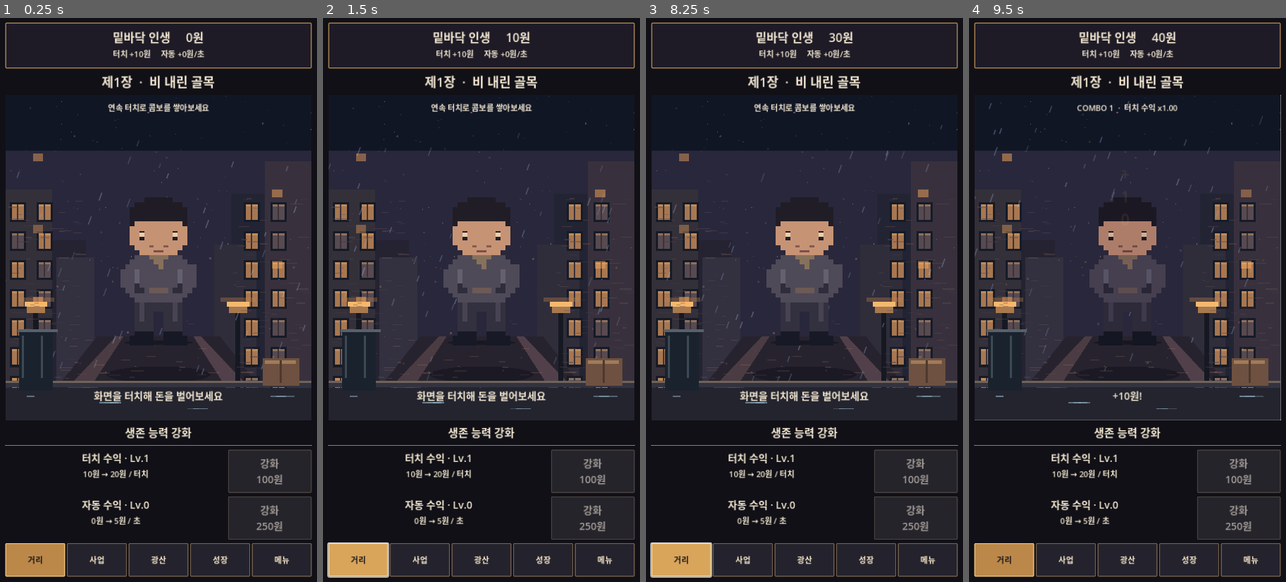
Above: before the commit, frames 1-4 (left to right).
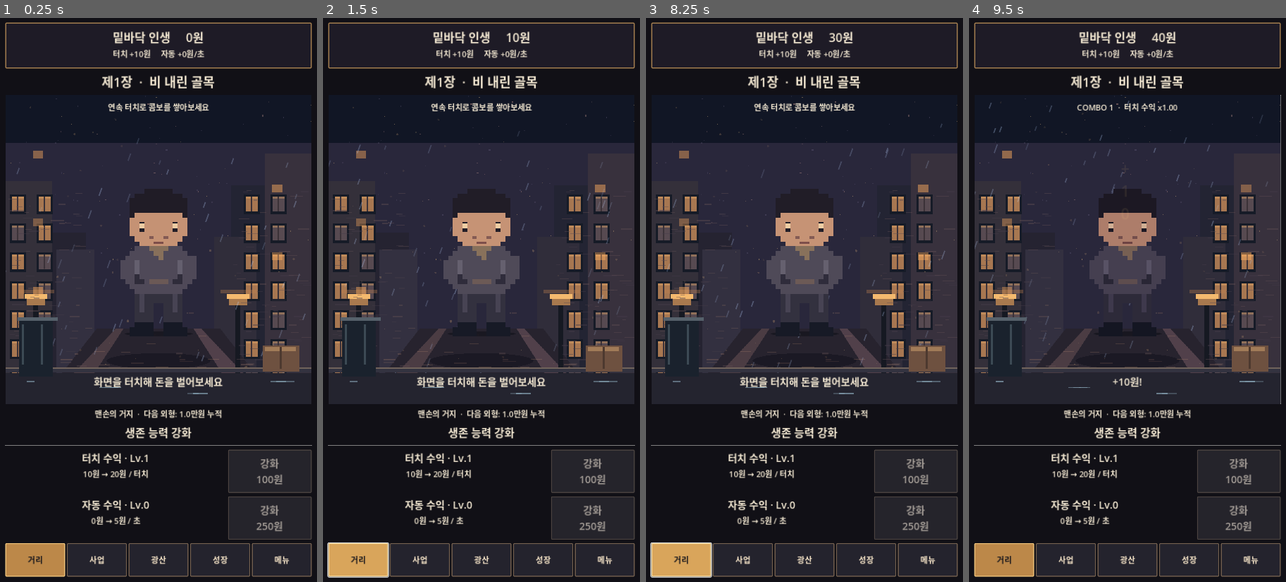
Above: after the commit, the same moments.

Repository: sungpil987/BottomLife-Reborn
Game: Godot game, scene res://scenes/Main.tscn
The game is run twice, just before and just after one commit, with the same random seed, the same clock (stepped at 60 frames per second) and the same inputs.
Inputs (mouse positions are in pixels of both pictures, inside the frame that each line leads up to; where the layout moved, square brackets give the same spot in the first picture):
- Up to frame 1 (0.25 s): no input
- Up to frame 2 (1.5 s): click (481, 249) [481, 254] at 0.5 s; click "거리" at 1.25 s
- Up to frame 3 (8.25 s): click "사업" at 2 s; click "x1" at 2.75 s; click "x10" at 3.5 s; click "최대" at 4.25 s; click "광산" at 5 s; click "곡괭이질 +20원 / 광석 1개" at 5.75 s; click "성장" at 6.5 s; click "메뉴" at 7.25 s; click "거리" at 8 s
- Up to frame 4 (9.5 s): click (1127, 249) [1127, 254] at 8.75 s

The runs differ from the first frame. In frame 1, 12% of the frame differs, in the area x 1-99%, y 13-72%; in frame 2, 12%; in frame 3, 12%; in frame 4, 11%.

Commit message:
v4.1 connect pixel clothing appearance evolution to run earnings and HUD

Diff:
--- a/scripts/main.gd
+++ b/scripts/main.gd
@@ -52,6 +52,9 @@
 var save_clock: float = 0.0
 var ui_clock: float = 0.0
 var hero_sprite: TextureRect
+var hero_outfit: Control
+var hero_tier_label: Label
+var displayed_hero_tier: int = -1
 var hero_idle_tween: Tween
 var hero_blink_clock: float = 0.0
 var hero_blink_active: bool = false
@@ -87,6 +90,8 @@
 	save_clock += delta
 	ui_clock += delta
 	idle_time += delta
+	if is_instance_valid(hero_outfit):
+		update_hero_appearance()
 	if street_hit_clock > 0.0:
 		street_hit_clock = maxf(0.0, street_hit_clock - delta)
 		if street_hit_clock == 0.0 and is_instance_valid(hero_sprite):
@@ -897,6 +902,9 @@
 	if hero_idle_tween and hero_idle_tween.is_running():
 		hero_idle_tween.kill()
 	hero_sprite = null
+	hero_outfit = null
+	hero_tier_label = null
+	displayed_hero_tier = -1
 	tap_cost_label = null
 	auto_cost_label = null
 	street_stage = null
@@ -947,6 +955,36 @@
 func build_placeholder(title: String, description: String) -> void:
 	content.add_child(make_label(title, 45))
 	content.add_child(make_label(description, 25))
+
+func hero_appearance_tier() -> int:
+	if run_earned >= 100000000.0:
+		return 3
+	if run_earned >= 1000000.0:
+		return 2
+	if run_earned >= 10000.0:
+		return 1
+	return 0
+
+func hero_appearance_name(tier: int) -> String:
+	match tier:
+		1:
+			return "동네의 생존자"
+		2:
+			return "거리의 사업가"
+		3:
+			return "밑바닥의 전설"
+	return "맨손의 거지"
+
+func update_hero_appearance() -> void:
+	var tier: int = hero_appearance_tier()
+	if tier == displayed_hero_tier:
+		return
+	displayed_hero_tier = tier
+	if is_instance_valid(hero_outfit):
+		hero_outfit.set("tier", tier)
+		hero_outfit.queue_redraw()
+	if is_instance_valid(hero_tier_label):
+		hero_tier_label.text = "%s  ·  다음 외형: %s" % [hero_appearance_name(tier), "최고 단계" if tier == 3 else number([10000.0, 1000000.0, 100000000.0][tier]) + "원 누적"]
 
 func build_street() -> void:
 	content.add_child(make_label("제1장  ·  비 내린 골목", 29))
@@ -989,6 +1027,15 @@
 	hero.mouse_filter = Control.MOUSE_FILTER_IGNORE
 	scene_area.add_child(hero)
 	hero_sprite = hero
+	var outfit := Control.new()
+	outfit.set_script(load("res://scripts/hero_outfit.gd"))
+	outfit.anchor_left = hero.anchor_left
+	outfit.anchor_right = hero.anchor_right
+	outfit.anchor_top = hero.anchor_top
+	outfit.anchor_bottom = hero.anchor_bottom
+	outfit.mouse_filter = Control.MOUSE_FILTER_IGNORE
+	scene_area.add_child(outfit)
+	hero_outfit = outfit
 	var foreground := Control.new()
 	foreground.set_script(load("res://scripts/street_foreground.gd"))
 	foreground.set_anchors_and_offsets_preset(Control.PRESET_FULL_RECT)
@@ -1021,6 +1068,10 @@
 	feedback.grow_horizontal = Control.GROW_DIRECTION_BOTH
 	feedback.mouse_filter = Control.MOUSE_FILTER_IGNORE
 	scene_area.add_child(feedback)
+	hero_tier_label = make_label("", 18)
+	hero_tier_label.mouse_filter = Control.MOUSE_FILTER_IGNORE
+	content.add_child(hero_tier_label)
+	update_hero_appearance()
 	combo_label = make_label("연속 터치로 콤보를 쌓아보세요", 18)
 	combo_label.anchor_left = 0.05
 	combo_label.anchor_right = 0.95
@@ -1091,6 +1142,7 @@
 		pop_tween.tween_property(hero_sprite, "rotation_degrees", 0.0, 0.22).set_trans(Tween.TRANS_BACK).set_ease(Tween.EASE_OUT)
 		pop_tween.tween_property(hero_sprite, "modulate", Color.WHITE, 0.22)
 	refresh_header()
+	update_hero_appearance()
 	refresh_upgrade_buttons()
 
 func spawn_street_hit_sparks() -> void:
